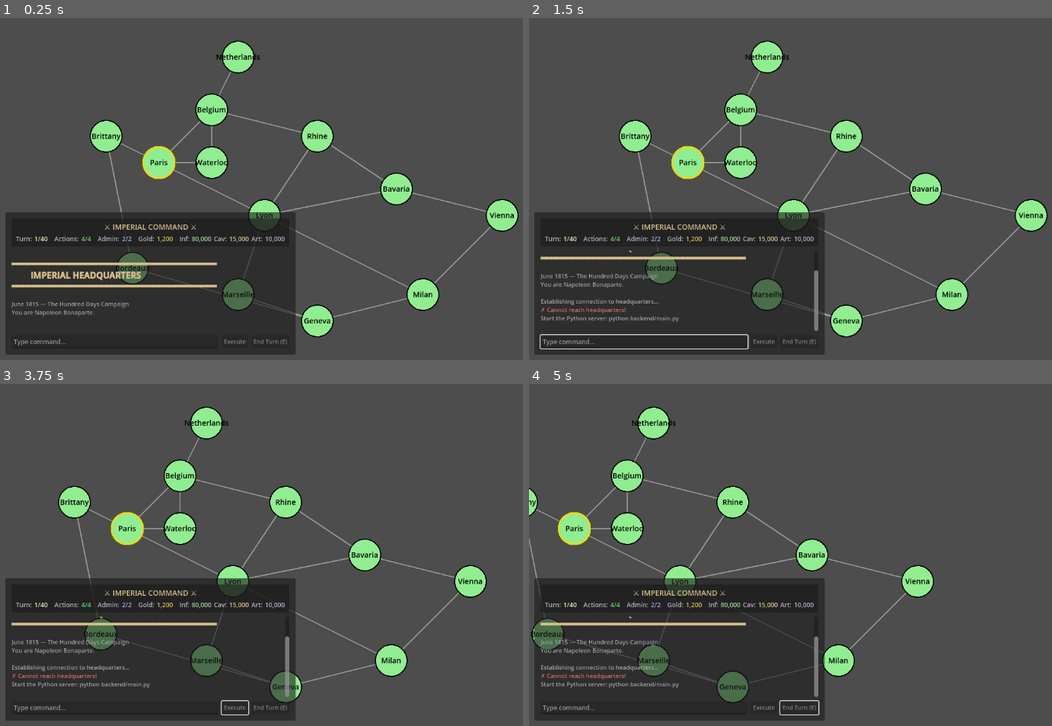
Above: before the commit, frames 1-4 (two rows, left to right).
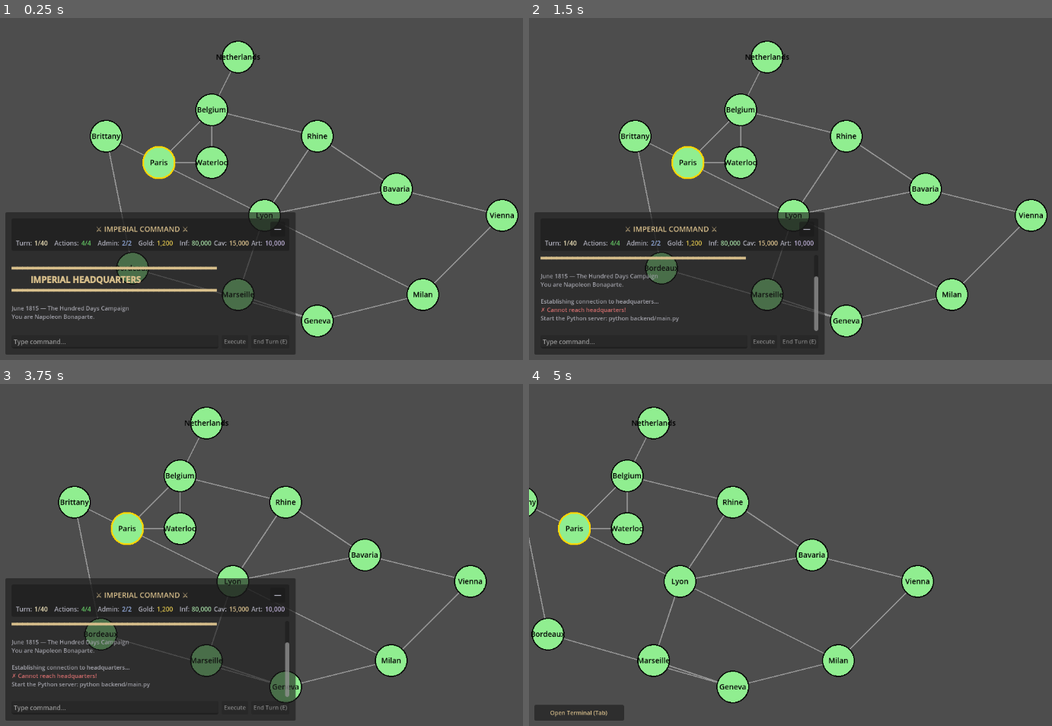
Above: after the commit, the same moments.

Repository: mitchsuch-star/project-sovereign-map
Game: Godot game, scene res://scenes/main.tscn
Two runs of this game, one before a commit and one after it. Both use one fixed random seed, a clock stepped at 60 frames per second and the inputs below.
Inputs (mouse positions are in pixels of both pictures, inside the frame that each line leads up to):
- Up to frame 1 (0.25 s): no input
- Up to frame 2 (1.5 s): click (806, 230) at 0.5 s, where only the run after the commit has a clickable "—"; click (581, 346) at 1.25 s, where only the run after the commit has a clickable "Open Terminal (Tab)"
- Up to frame 3 (3.75 s): tap Enter at 2, 3.5 s; drag from (303, 555) to (366, 479) at 2.02 s; tap Space at 2.75 s; drag from (183, 572) to (271, 623) at 2.77 s; move the mouse to (366, 479) at 3.52 s; hold Right (ui_right) from 3.53 s (still down); tap E at 3.6 s
- Up to frame 4 (5 s): tap Tab at 3.8 s; release Right (ui_right) at 4.25 s; drag from (800, 623) to (649, 503) at 4.27 s

The runs differ from the first frame. In frame 1, 3.5% of the frame differs, in the area x 2-55%, y 60-89%; in frame 2, 1.3%; in frame 3, 1.0%; in frame 4, 21%, in the area x 1-57%, y 56-99%.

Commit message:
Session 53: UI polish — help text, unit types, minimize terminal, bombardment ammo
Update help command with all missing commands (bombardment, garrison,
strategic orders, buildings, Drouot abilities). Add unit type labels
to marshal tooltips (CAVALRY/INFANTRY/ARTILLERY) with ability hints.
Display bombardment ammo remaining (X/2) with color-coded status for
artillery marshals. Add minimizable terminal panel with Tab toggle
and header minimize button.

Co-Authored-By: Claude Opus 4.6 <noreply@anthropic.com>

Diff:
--- a/godot-client/project-sovereign/scenes/main.tscn
+++ b/godot-client/project-sovereign/scenes/main.tscn
@@ -57,12 +57,24 @@
 layout_mode = 2
 theme_override_constants/separation = 4
 
-[node name="Title" type="Label" parent="BottomLeftUI/MainMargin/MainLayout/Header/HeaderMargin/HeaderContent"]
-layout_mode = 2
+[node name="TitleRow" type="HBoxContainer" parent="BottomLeftUI/MainMargin/MainLayout/Header/HeaderMargin/HeaderContent"]
+layout_mode = 2
+
+[node name="Title" type="Label" parent="BottomLeftUI/MainMargin/MainLayout/Header/HeaderMargin/HeaderContent/TitleRow"]
+layout_mode = 2
+size_flags_horizontal = 3
 theme_override_colors/font_color = Color(0.85, 0.75, 0.55, 1)
 theme_override_font_sizes/font_size = 14
 text = "⚔ IMPERIAL COMMAND ⚔"
 horizontal_alignment = 1
+
+[node name="MinimizeButton" type="Button" parent="BottomLeftUI/MainMargin/MainLayout/Header/HeaderMargin/HeaderContent/TitleRow"]
+layout_mode = 2
+custom_minimum_size = Vector2(28, 0)
+theme_override_colors/font_color = Color(0.7, 0.7, 0.75, 1)
+theme_override_font_sizes/font_size = 14
+text = "—"
+tooltip_text = "Minimize terminal (Tab)"
 
 [node name="StatusSection" type="HBoxContainer" parent="BottomLeftUI/MainMargin/MainLayout/Header/HeaderMargin/HeaderContent"]
 layout_mode = 2
@@ -207,3 +219,19 @@
 theme_override_colors/font_color = Color(0.85, 0.75, 0.55, 1)
 theme_override_font_sizes/font_size = 11
 text = "End Turn (E)"
+
+[node name="RestoreButton" type="Button" parent="."]
+layout_mode = 1
+anchors_preset = 2
+anchor_top = 1.0
+anchor_bottom = 1.0
+offset_left = 10.0
+offset_top = -40.0
+offset_right = 180.0
+offset_bottom = -10.0
+grow_vertical = 0
+theme_override_colors/font_color = Color(0.85, 0.75, 0.55, 1)
+theme_override_font_sizes/font_size = 11
+text = "Open Terminal (Tab)"
+tooltip_text = "Restore terminal panel"
+visible = false
--- a/godot-client/project-sovereign/scenes/map.gd
+++ b/godot-client/project-sovereign/scenes/map.gd
@@ -590,6 +590,10 @@
 	var holding_position = tactical_state.get("holding_position", false)
 	var hold_region = tactical_state.get("hold_region", "")
 
+	# Artillery state (Session 53)
+	var artillery = tactical_state.get("artillery", false)
+	var bombardments_this_turn = tactical_state.get("bombardments_this_turn", 0)
+
 	# Strategic order (Phase J) - read before tactical_lines count
 	var in_strategic_mode = tactical_state.get("in_strategic_mode", false)
 	var strategic_command_type = tactical_state.get("strategic_command_type", "")
@@ -600,6 +604,9 @@
 	# BUG-007 FIX: Always show stance if we have tactical_state (player marshal)
 	if tactical_state.size() > 0:
 		tactical_lines += 1  # Stance line
+	# Unit type line (always shown for player marshals with tactical_state)
+	if tactical_state.size() > 0:
+		tactical_lines += 1  # Unit type line (CAVALRY/INFANTRY/ARTILLERY)
 	if drilling or drilling_locked:
 		tactical_lines += 1
 	if shock_bonus > 0:
@@ -610,9 +617,7 @@
 		tactical_lines += 1
 	if broken:
 		tactical_lines += 1
-	# Phase 2.8 ability states
-	if cavalry:
-		tactical_lines += 1
+	# Phase 2.8 ability states (cavalry line now part of unit type, skip here)
 	if turns_in_defensive_stance > 0:
 		tactical_lines += 1
 	if counter_punch_available:
@@ -620,6 +625,9 @@
 	if holding_position or (in_strategic_mode and strategic_command_type == "HOLD"):
 		tactical_lines += 1
 	if in_strategic_mode:
+		tactical_lines += 1
+	# Artillery bombardment ammo (only for artillery marshals)
+	if artillery:
 		tactical_lines += 1
 
 	# Calculate tooltip height based on whether we have debug info
@@ -762,6 +770,22 @@
 			else:
 				stance_text += "NEUTRAL"
 			draw_string(font, Vector2(text_x, text_y + 11), stance_text, HORIZONTAL_ALIGNMENT_LEFT, -1, 11, stance_color)
+			text_y += line_spacing
+
+		# Unit type display (Session 53: CAVALRY/INFANTRY/ARTILLERY)
+		if tactical_state.size() > 0:
+			var type_text = ""
+			var type_color = Color(0.7, 0.7, 0.7)
+			if cavalry:
+				type_text = "CAVALRY: Can attack 2 tiles away"
+				type_color = Color(0.9, 0.6, 0.3)  # Orange
+			elif artillery:
+				type_text = "ARTILLERY: Cannot attack after moving"
+				type_color = Color(0.8, 0.6, 0.4)  # Copper
+			else:
+				type_text = "INFANTRY"
+				type_color = Color(0.5, 0.7, 0.9)  # Steel blue
+			draw_string(font, Vector2(text_x, text_y + 11), type_text, HORIZONTAL_ALIGNMENT_LEFT, -1, 11, type_color)
 			text_y += line_spacing
 
 		# Drill state
@@ -843,13 +867,6 @@
 		# PHASE 2.8 PERSONALITY ABILITIES
 		# ═══════════════════════════════════════════════════════════
 
-		# Ney: Cavalry (2-tile attack range)
-		if cavalry:
-			var cav_text = "CAVALRY: Can attack 2 tiles away"
-			var cav_color = Color(0.9, 0.6, 0.3)  # Orange
-			draw_string(font, Vector2(text_x, text_y + 11), cav_text, HORIZONTAL_ALIGNMENT_LEFT, -1, 11, cav_color)
-			text_y += line_spacing
-
 		# Ney: Restlessness (turns defensive counter)
 		if turns_in_defensive_stance > 0:
 			var restless_text = "RESTLESS: " + str(turns_in_defensive_stance) + "/3 turns defensive"
@@ -886,6 +903,18 @@
 				order_text += " -> " + strategic_target
 			var order_color = Color(0.85, 0.75, 0.55)  # Gold
 			draw_string(font, Vector2(text_x, text_y + 11), order_text, HORIZONTAL_ALIGNMENT_LEFT, -1, 11, order_color)
+			text_y += line_spacing
+
+		# Artillery: Bombardment ammo remaining (Session 53)
+		if artillery:
+			var remaining = max(0, 2 - bombardments_this_turn)
+			var ammo_text = "Bombardments: " + str(remaining) + "/2 remaining"
+			var ammo_color = Color(0.4, 0.8, 0.4)  # Green
+			if remaining == 0:
+				ammo_color = Color(0.8, 0.3, 0.3)  # Red when empty
+			elif remaining == 1:
+				ammo_color = Color(0.9, 0.7, 0.3)  # Yellow when low
+			draw_string(font, Vector2(text_x, text_y + 11), ammo_text, HORIZONTAL_ALIGNMENT_LEFT, -1, 11, ammo_color)
 			text_y += line_spacing
 
 func _format_number(num: int) -> String:
--- a/godot-client/project-sovereign/scripts/main.gd
+++ b/godot-client/project-sovereign/scripts/main.gd
@@ -22,6 +22,11 @@
 @onready var command_input = $BottomLeftUI/MainMargin/MainLayout/InputSection/CommandInput
 @onready var send_button = $BottomLeftUI/MainMargin/MainLayout/InputSection/SendButton
 @onready var end_turn_button = $BottomLeftUI/MainMargin/MainLayout/InputSection/EndTurnButton
+
+# UI References - Minimize/Restore
+@onready var bottom_left_ui = $BottomLeftUI
+@onready var minimize_button = $BottomLeftUI/MainMargin/MainLayout/Header/HeaderMargin/HeaderContent/TitleRow/MinimizeButton
+@onready var restore_button = $RestoreButton
 
 # Map reference
 @onready var map_area = $MapArea
@@ -223,6 +228,12 @@
 	if not command_input.gui_input.is_connected(_on_command_input_gui_input):
 		command_input.gui_input.connect(_on_command_input_gui_input)
 
+	# Minimize/Restore terminal panel
+	if not minimize_button.pressed.is_connected(_minimize_terminal):
+		minimize_button.pressed.connect(_minimize_terminal)
+	if not restore_button.pressed.is_connected(_restore_terminal):
+		restore_button.pressed.connect(_restore_terminal)
+
 	# Start disabled until connected
 	set_input_enabled(false)
 
@@ -367,13 +378,35 @@
 
 func _unhandled_input(event):
 	"""Handle hotkeys when command input is not focused."""
-	# E key for End Turn (only when not typing in command input)
 	if event is InputEventKey and event.pressed and not event.echo:
+		# E key for End Turn (only when not typing in command input)
 		if event.keycode == KEY_E:
 			# Don't trigger if command input has focus
 			if not command_input.has_focus() and end_turn_button.visible and not end_turn_button.disabled:
 				_execute_end_turn()
 				get_viewport().set_input_as_handled()
+		# Tab key to toggle terminal panel
+		elif event.keycode == KEY_TAB:
+			if not command_input.has_focus():
+				_toggle_terminal()
+				get_viewport().set_input_as_handled()
+
+func _minimize_terminal():
+	"""Collapse the terminal panel, show restore button."""
+	bottom_left_ui.visible = false
+	restore_button.visible = true
+
+func _restore_terminal():
+	"""Expand the terminal panel, hide restore button."""
+	bottom_left_ui.visible = true
+	restore_button.visible = false
+
+func _toggle_terminal():
+	"""Toggle terminal panel visibility."""
+	if bottom_left_ui.visible:
+		_minimize_terminal()
+	else:
+		_restore_terminal()
 
 func _execute_end_turn():
 	"""Execute end turn command."""
Not shown, changed: backend/commands/executor.py
Not shown, changed: backend/models/world_state.py
Not shown, changed: docs/STATUS.md
